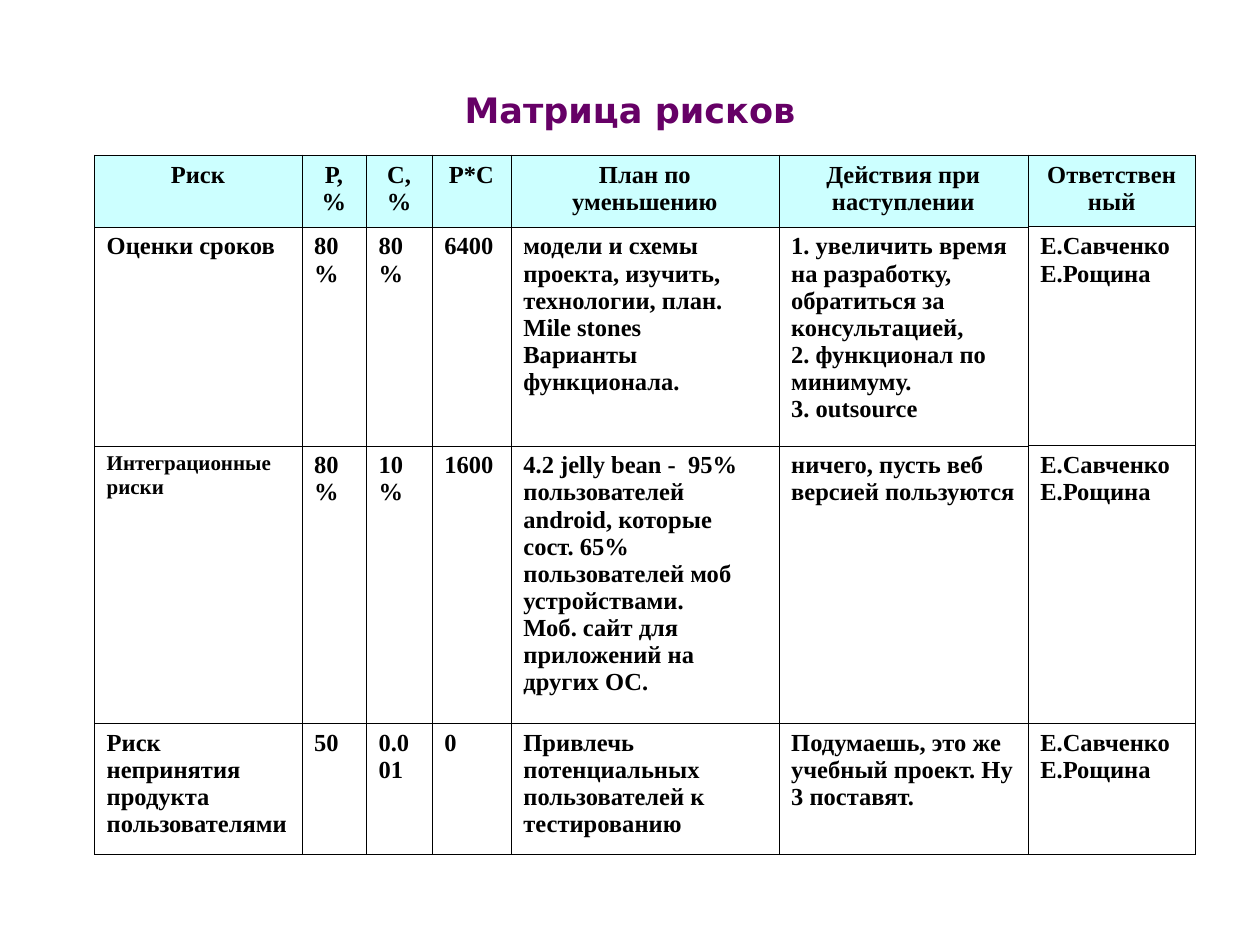
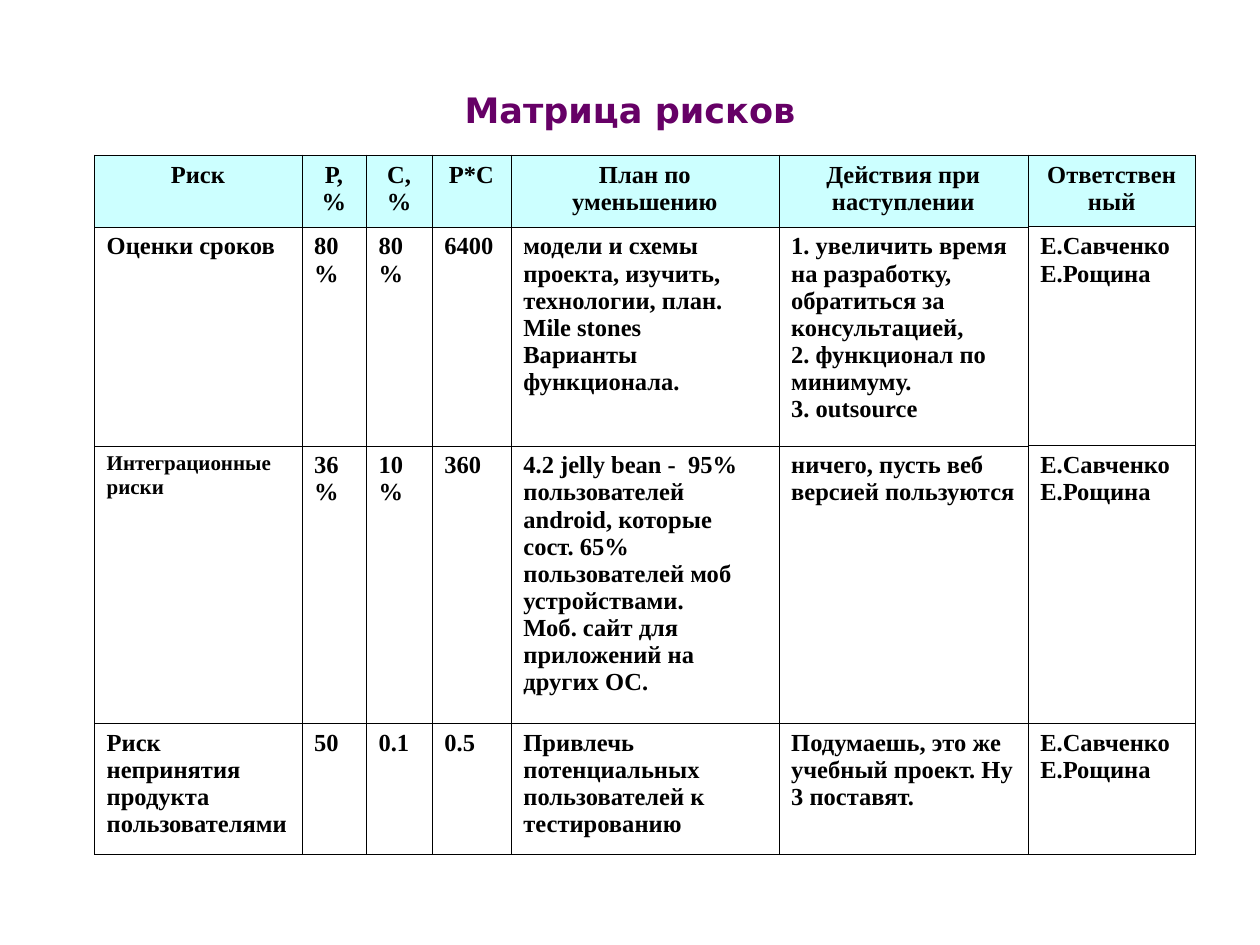
Before and after one commit to elena-roshchina/schedule-cpsmi, a slide deck: slide 3 of Itinerary1.ppt. Drawn at 1260x945 pixels with LibreOffice and Linux fonts; fonts in the diff are those of the drawing. Boxes give left, top, right and bottom in pixels: in the first picture for what was removed or moved away, otherwise in the second. Text is boxed around its words. In the diff, an @@ line names an element or a change of style, - is before the commit and + after.

```diff
--- a/Itinerary1.ppt
+++ b/Itinerary1.ppt
@@ table at [94,155,1197,842] @@
-row 3, column 2: 80%
+row 3, column 2: 36%
-row 3, column 4: 1600
+row 3, column 4: 360
-row 4, column 3: 0.001
+row 4, column 3: 0.1
-row 4, column 4: 0
+row 4, column 4: 0.5
```
Also in this commit, not shown: 2 other slides changed, 2 slides added, 1 slide removed.
